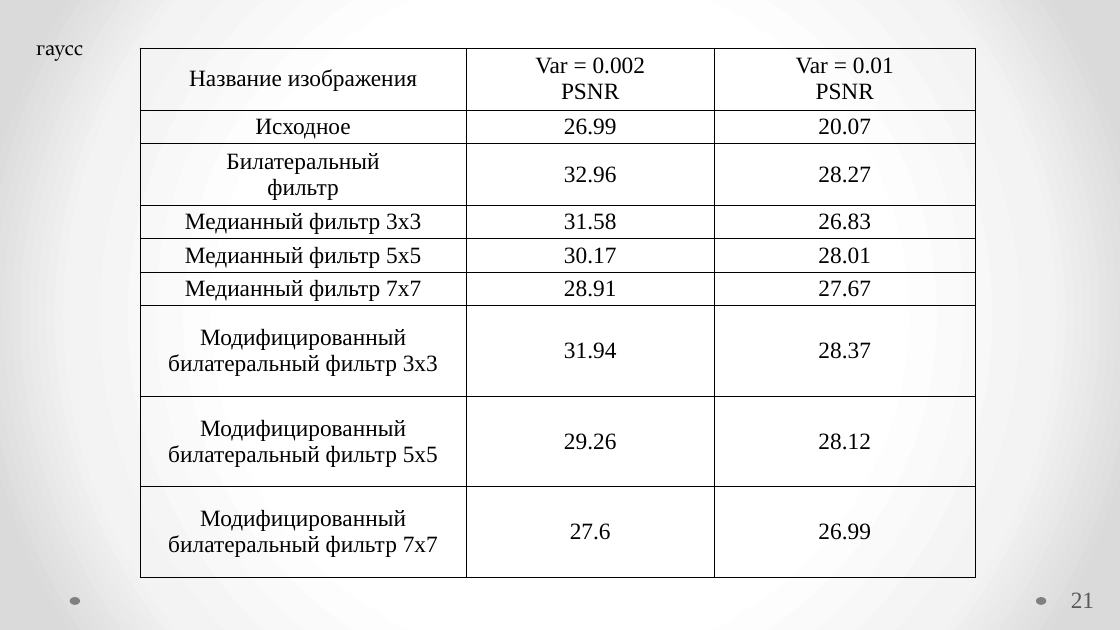
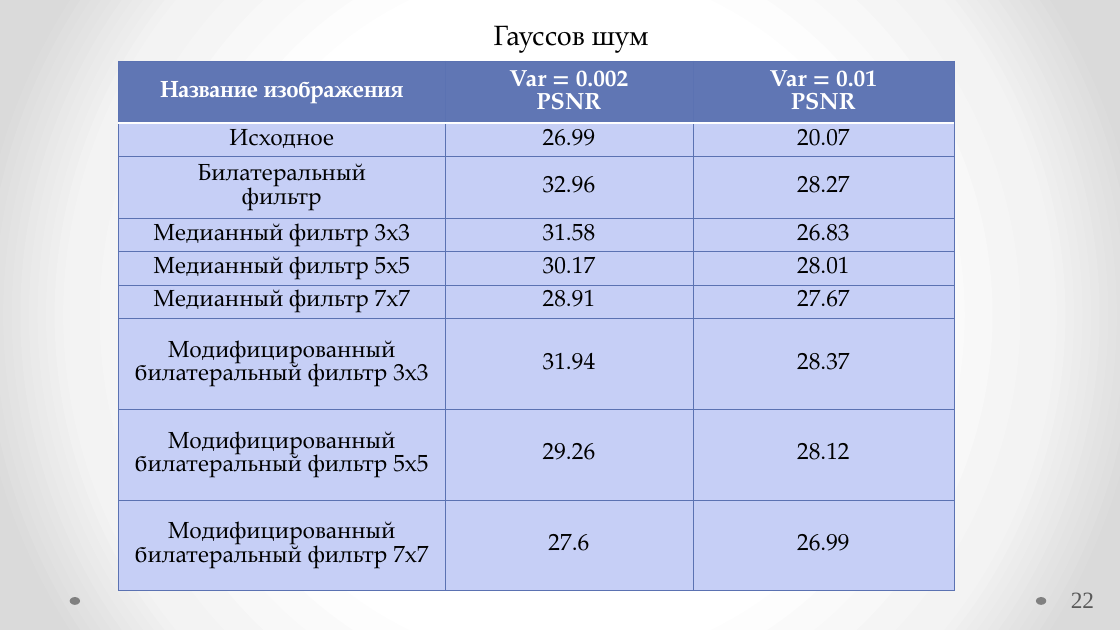
Before and after one commit to Radiophantom/master_yoda, a slide deck: slide 22 of VKR.pptx (slide 21 before the commit). Drawn at 1120x630 pixels with LibreOffice and Linux fonts; fonts in the diff are those of the drawing. Boxes give left, top, right and bottom in pixels: in the first picture for what was removed or moved away, otherwise in the second. Text is boxed around its words. In the diff, an @@ line names an element or a change of style, - is before the commit and + after.

```diff
--- a/VKR.pptx
+++ b/VKR.pptx
@@ text added at [494,25,649,52], 24 pt, text #000000 @@
+Гауссов шум
@@ text removed at [36,45,83,61] @@
-гаусс
@@ table at [118,61,954,592] @@
@@ fill none to #6076B4 in row 1 @@
@@ font Times New Roman to TeX Gyre Pagella @@
@@ text colour #000000 to #FFFFFF, bold on in "Название изображения", "Var = 0.002", "PSNR", "Var = 0.01" and 1 more places @@
@@ borders changed @@
@@ table: place and size @@
-table at [140,48,975,578]
+table at [118,61,954,592]
@@ page number at [1071,592,1094,608]: text changed @@
-21
+22
```
Also in this commit, not shown: 13 other slides changed, 3 slides added, 2 slides removed, 1 other file.
